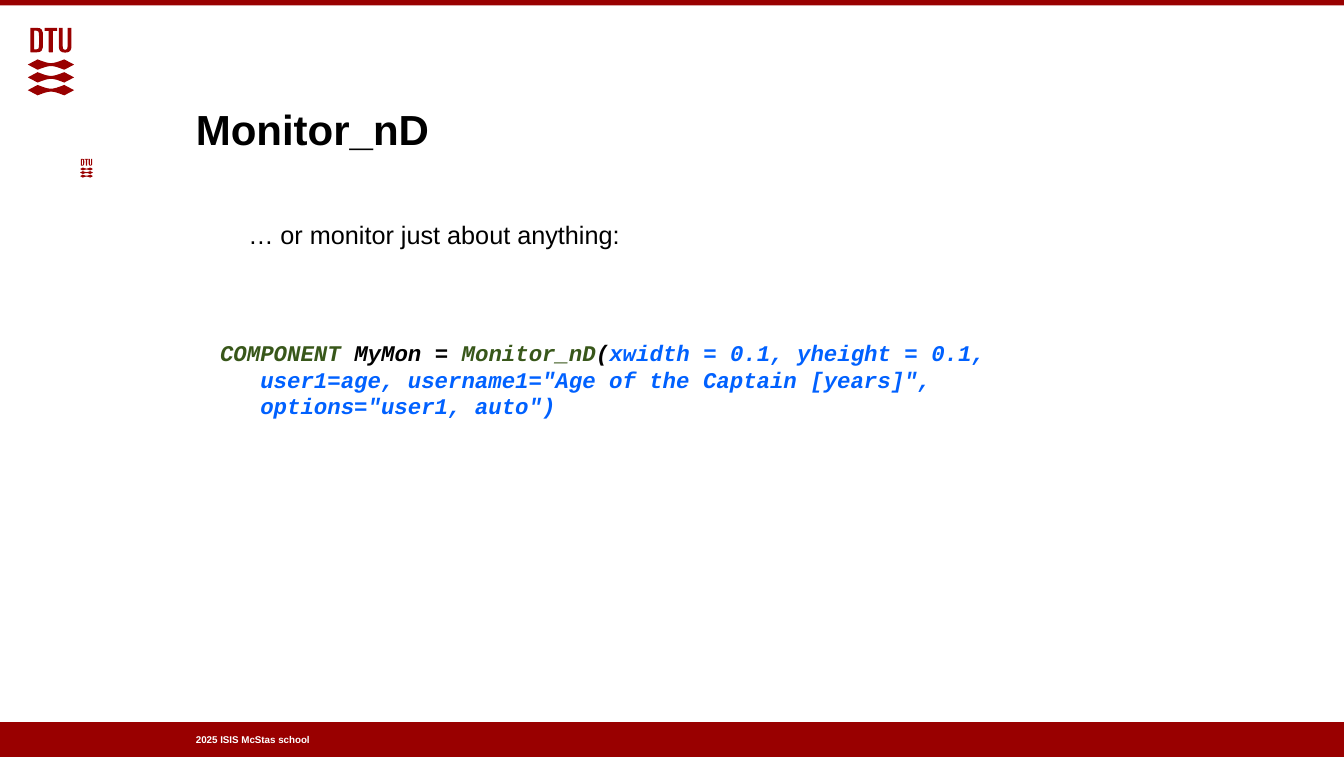
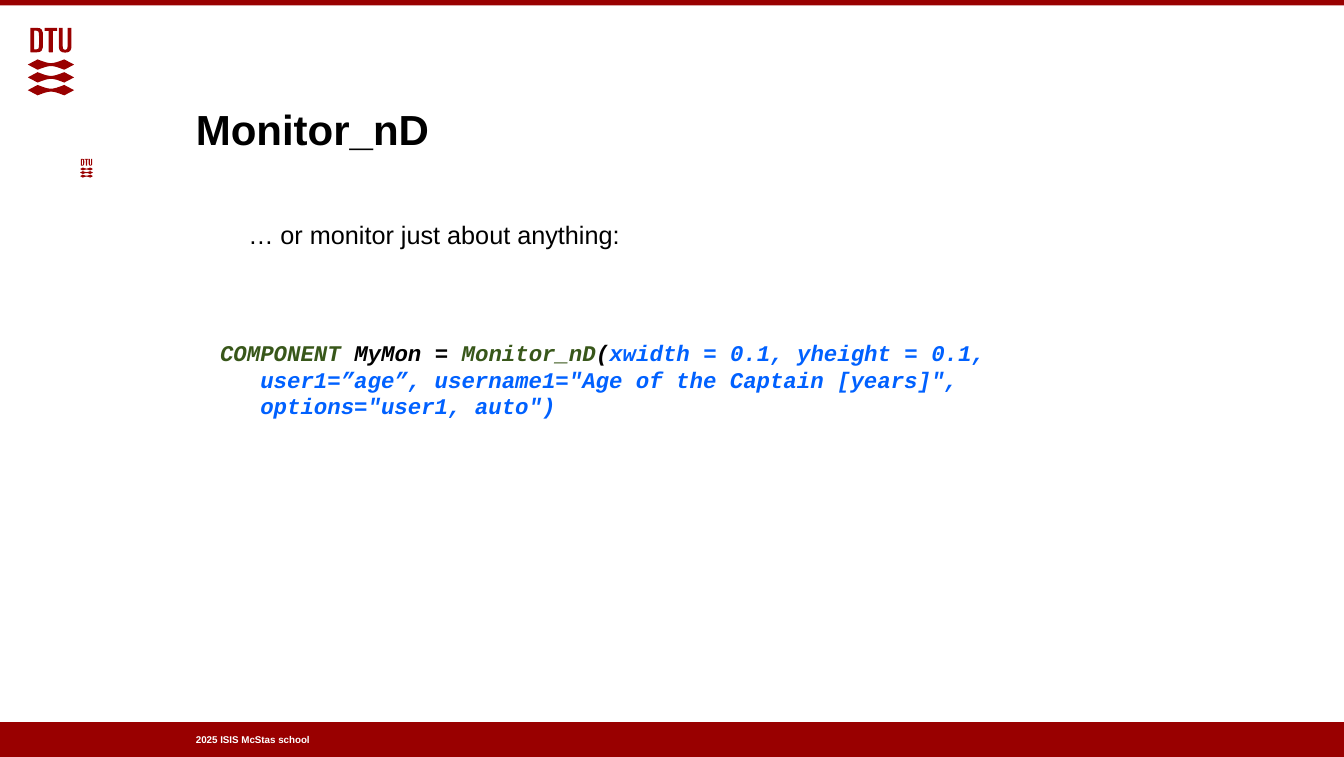
Before and after one commit to mccode-dev/Schools, a slide deck: slide 32 of 2025/ISIS_November_2025/1_Tuesday_November_4th/2_Component_basics/odp/2_Sources_and_Monitors_part2.odp. Drawn at 1344x757 pixels with LibreOffice and Linux fonts; fonts in the diff are those of the drawing; background and template pictures are left out. Boxes give left, top, right and bottom in pixels: in the first picture for what was removed or moved away, otherwise in the second. Text is boxed around its words. In the diff, an @@ line names an element or a change of style, - is before the commit and + after.

```diff
--- a/2025/ISIS_November_2025/1_Tuesday_November_4th/2_Component_basics/odp/2_Sources_and_Monitors_part2.odp
+++ b/2025/ISIS_November_2025/1_Tuesday_November_4th/2_Component_basics/odp/2_Sources_and_Monitors_part2.odp
@@ text at [260, 371, 958, 393]: text changed @@
-user1=age, username1="Age of the Captain [years]",
+user1=”age”, username1="Age of the Captain [years]",
```
Also in this commit, not shown: 1 other slide changed, 1 other file.
